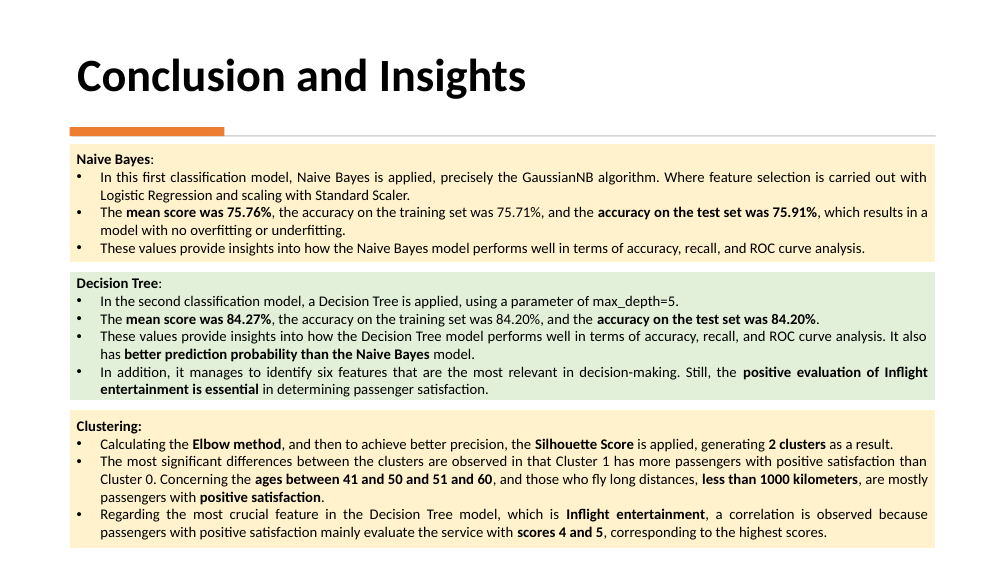
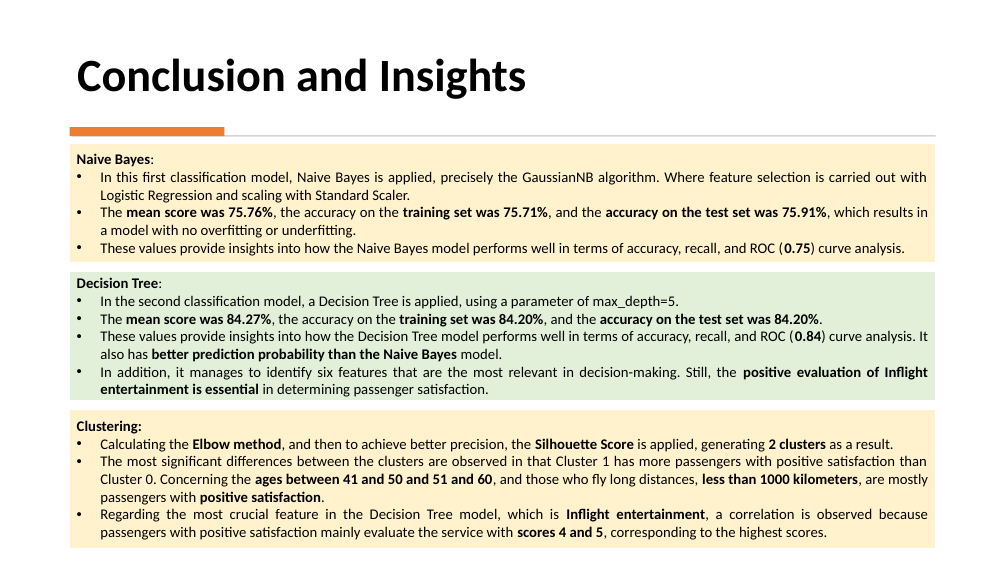
Before and after one commit to xstorresm/customer-service-case, a slide deck: slide 26 of Group8.Project.pptx (slide 25 before the commit). Drawn at 1008x567 pixels with LibreOffice and Linux fonts; fonts in the diff are those of the drawing. Boxes give left, top, right and bottom in pixels: in the first picture for what was removed or moved away, otherwise in the second. Text is boxed around its words. In the diff, an @@ line names an element or a change of style, - is before the commit and + after.

Commit message:
new version

```diff
--- a/Group8.Project.pptx
+++ b/Group8.Project.pptx
@@ text in pentagon arrow at [100,206,928,238]: bold on in "training set was 75.71%," @@
@@ text in pentagon arrow at [100,242,905,256]: text changed @@
-• These values provide insights into how the Naive Bayes model performs well in terms of accuracy, recall, and ROC curve analysis.
+• These values provide insights into how the Naive Bayes model performs well in terms of accuracy, recall, and ROC (0.75) curve analysis.
@@ text in pentagon arrow at [100,313,823,327]: bold on in "training set was 84.20%," @@
@@ text in pentagon arrow at [100,330,928,362]: text changed @@
-• These values provide insights into how the Decision Tree model performs well in terms of accuracy, recall, and ROC curve analysis. It also has better prediction probability than the Naive Bayes model.
+• These values provide insights into how the Decision Tree model performs well in terms of accuracy, recall, and ROC (0.84) curve analysis. It also has better prediction probability than the Naive Bayes model.
```
Also in this commit, not shown: 3 other slides changed, 1 slide added.
